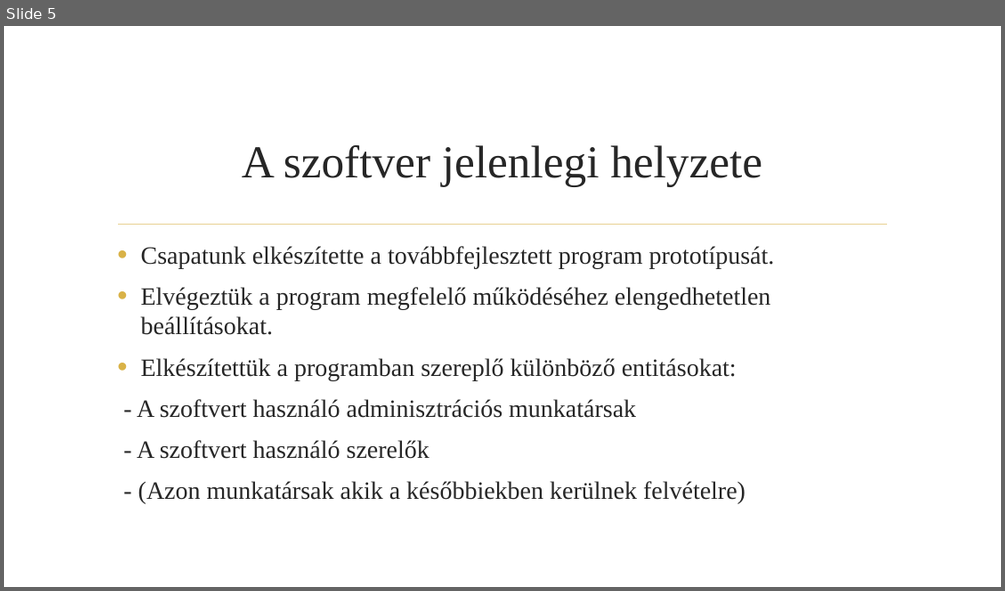
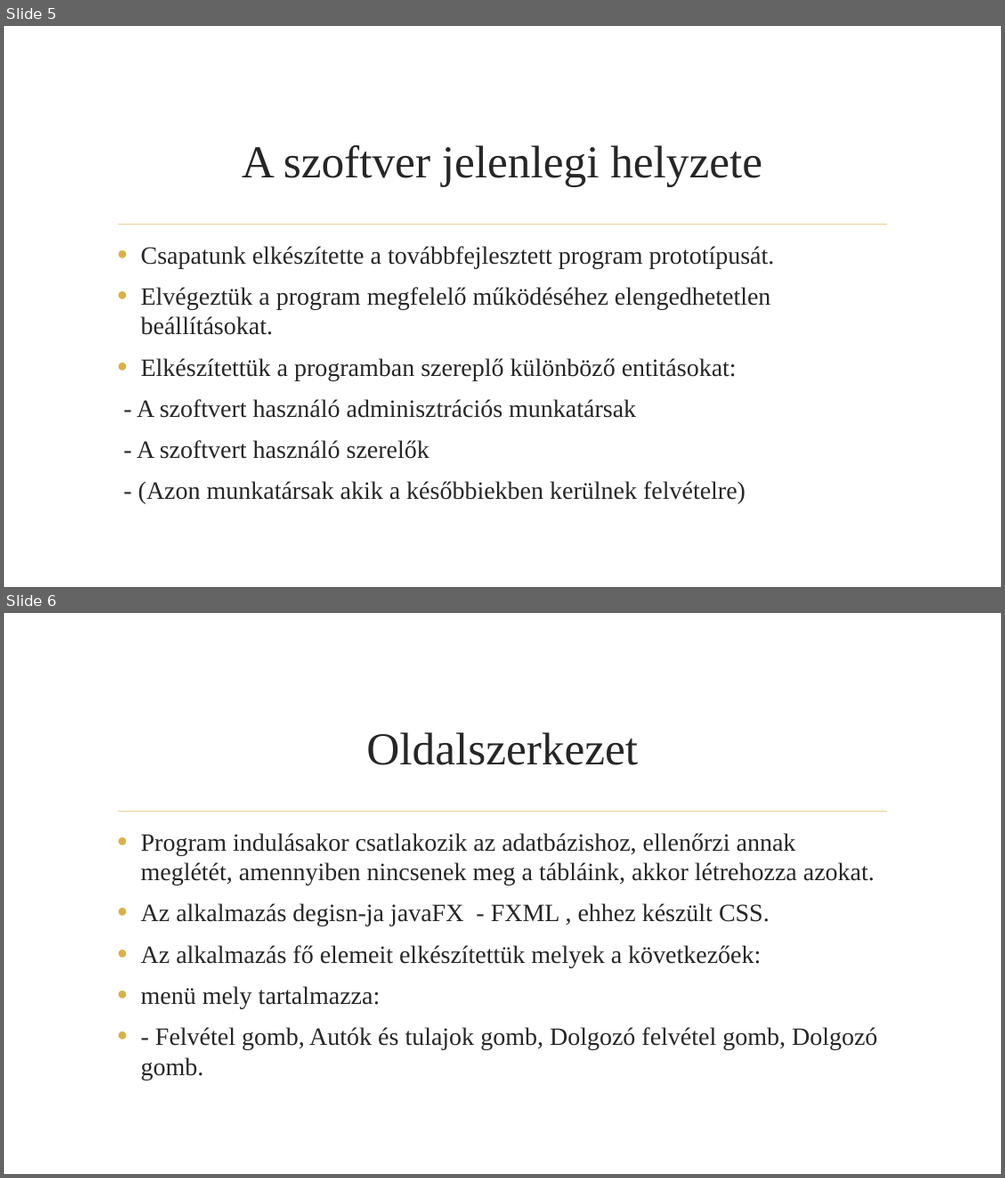
Before and after one commit to BenyBalazs/NagyProjekt, a slide deck: docs/Autószerelő alkalmazás.pptx. Shown one above the other, each under a label of ours: slide 5 before the commit, slides 5 and 6 after it. The pictures are 1005x591 and 1005x1178 pixels, drawn with LibreOffice and Linux fonts; fonts in the diff are those of the drawing; background and template pictures are left out. Boxes give left, top, right and bottom in pixels: in the first picture for what was removed or moved away, otherwise in the second. Text is boxed around its words. In the diff, an @@ line names an element or a change of style, - is before the commit and + after.

```diff
--- a/docs/Autószerelő alkalmazás.pptx
+++ b/docs/Autószerelő alkalmazás.pptx
@@ slide 6 added at bbox=[4, 613, 1001, 1174], background picture (left out); not listed: 1 template element that a slide beside it also shows @@
@@ title added at bbox=[366, 732, 638, 765], 44 pt, text #262626 @@
+Oldalszerkezet
@@ text added at bbox=[141, 833, 877, 1079], 24 pt, text #262626 @@
+• Program indulásakor csatlakozik az adatbázishoz, ellenőrzi annak meglétét, amennyiben nincsenek meg a tábláink, akkor létrehozza azokat.
+• Az alkalmazás degisn-ja javaFX - FXML , ehhez készült CSS.
+• Az alkalmazás fő elemeit elkészítettük melyek a következőek:
+• menü mely tartalmazza:
+• - Felvétel gomb, Autók és tulajok gomb, Dolgozó felvétel gomb, Dolgozó gomb.
```
Also in this commit, not shown: 3 other slides added.
